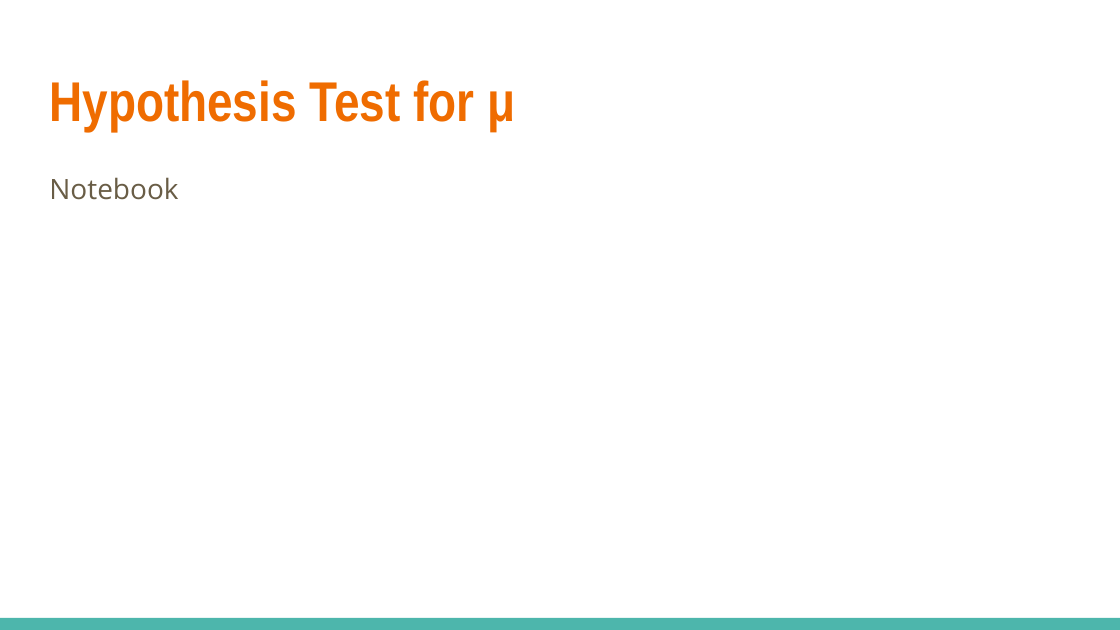
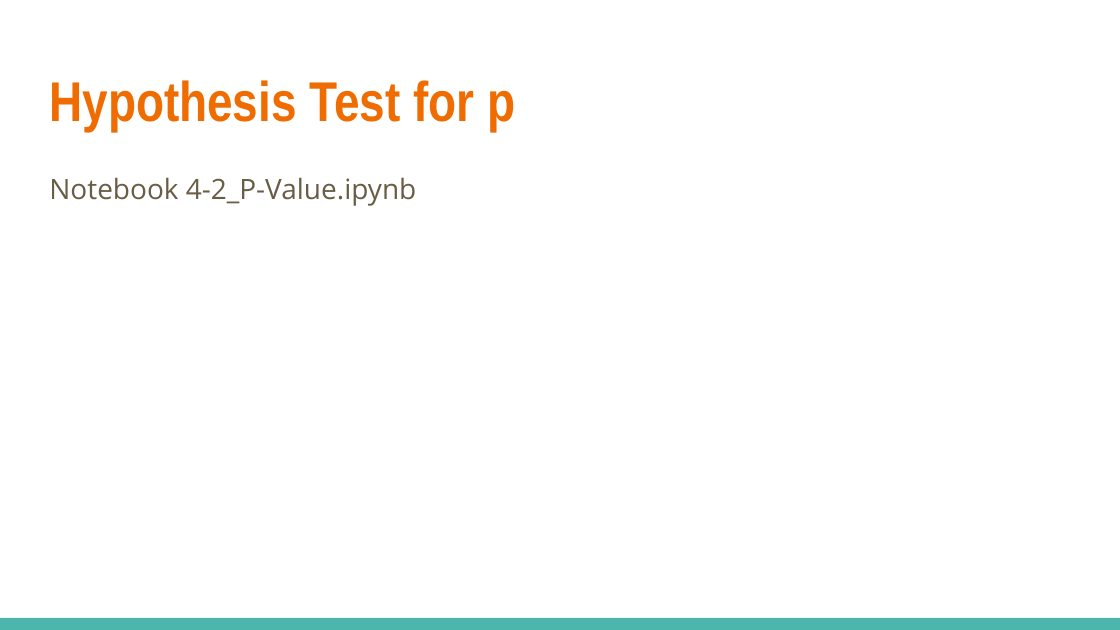
Before and after one commit to georgetown-analytics/XBUS-504-01.Data_Analysis_I_Statistics, a slide deck: slide 45 of slides/XBUS-504-2.pptx (slide 43 before the commit). Drawn at 1120x630 pixels with LibreOffice and Linux fonts; fonts in the diff are those of the drawing. Boxes give left, top, right and bottom in pixels: in the first picture for what was removed or moved away, otherwise in the second. Text is boxed around its words. In the diff, an @@ line names an element or a change of style, - is before the commit and + after.

```diff
--- a/slides/XBUS-504-2.pptx
+++ b/slides/XBUS-504-2.pptx
@@ title at (49,80,515,131): text changed @@
-Hypothesis Test for μ
+Hypothesis Test for p
@@ text at (49,177,416,206): text changed @@
-Notebook
+Notebook 4-2_P-Value.ipynb
```
Also in this commit, not shown: 5 other slides changed, 5 slides added, 3 slides removed, 5 other files.
